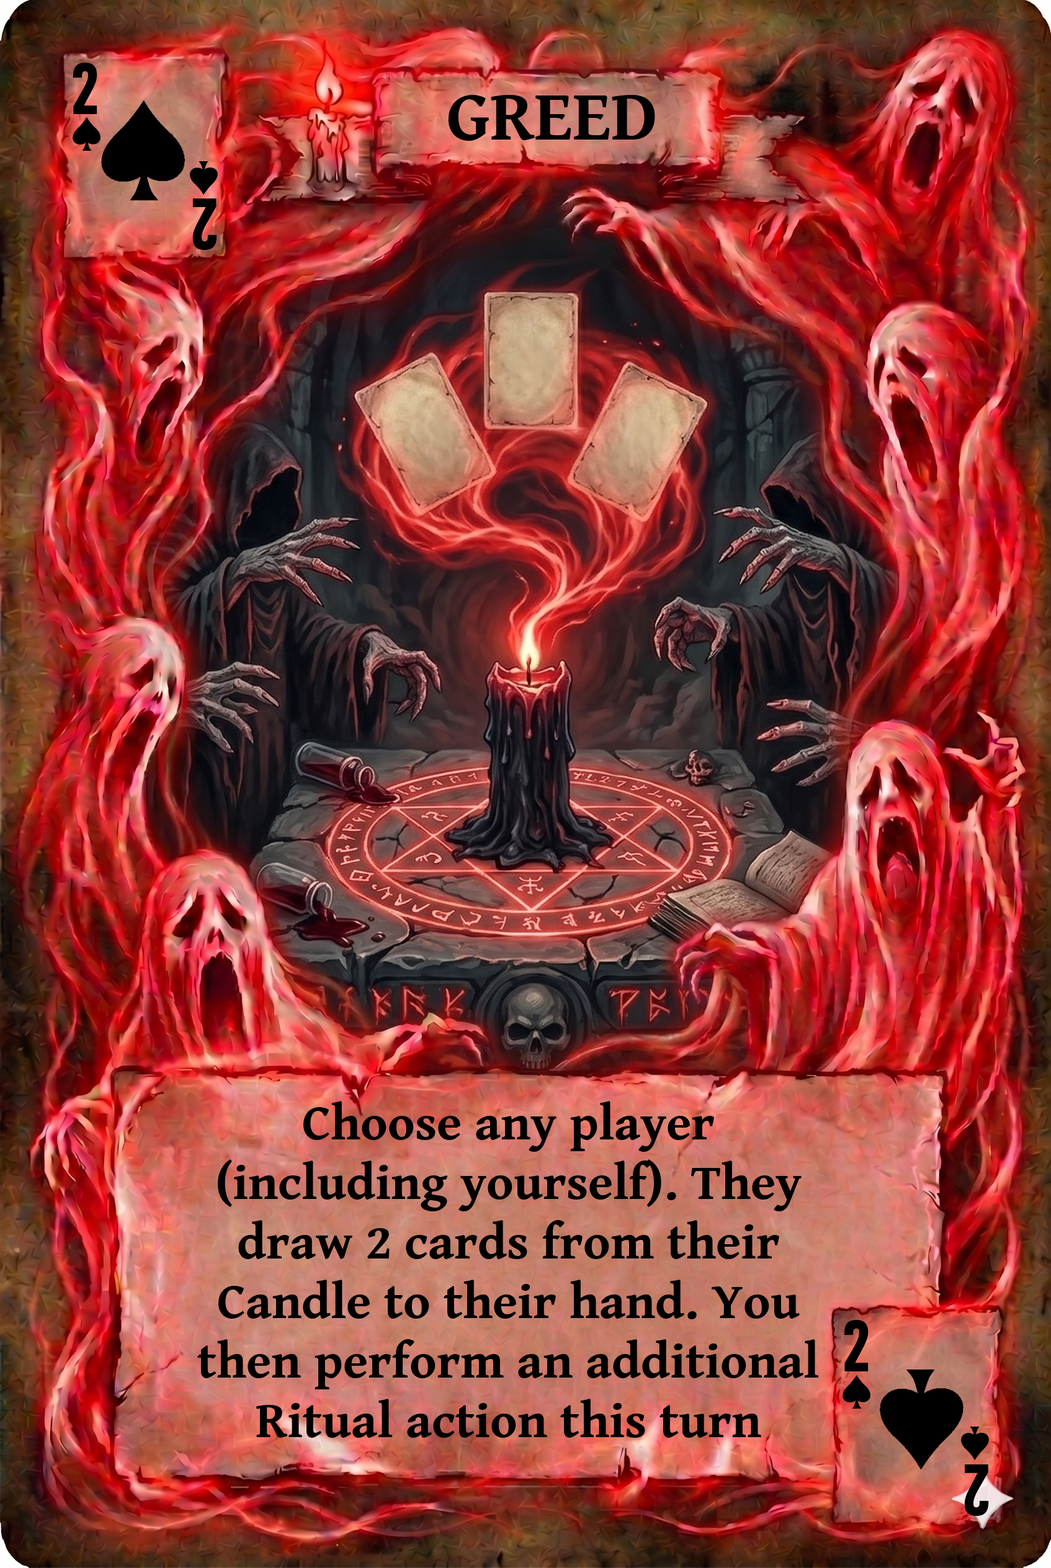
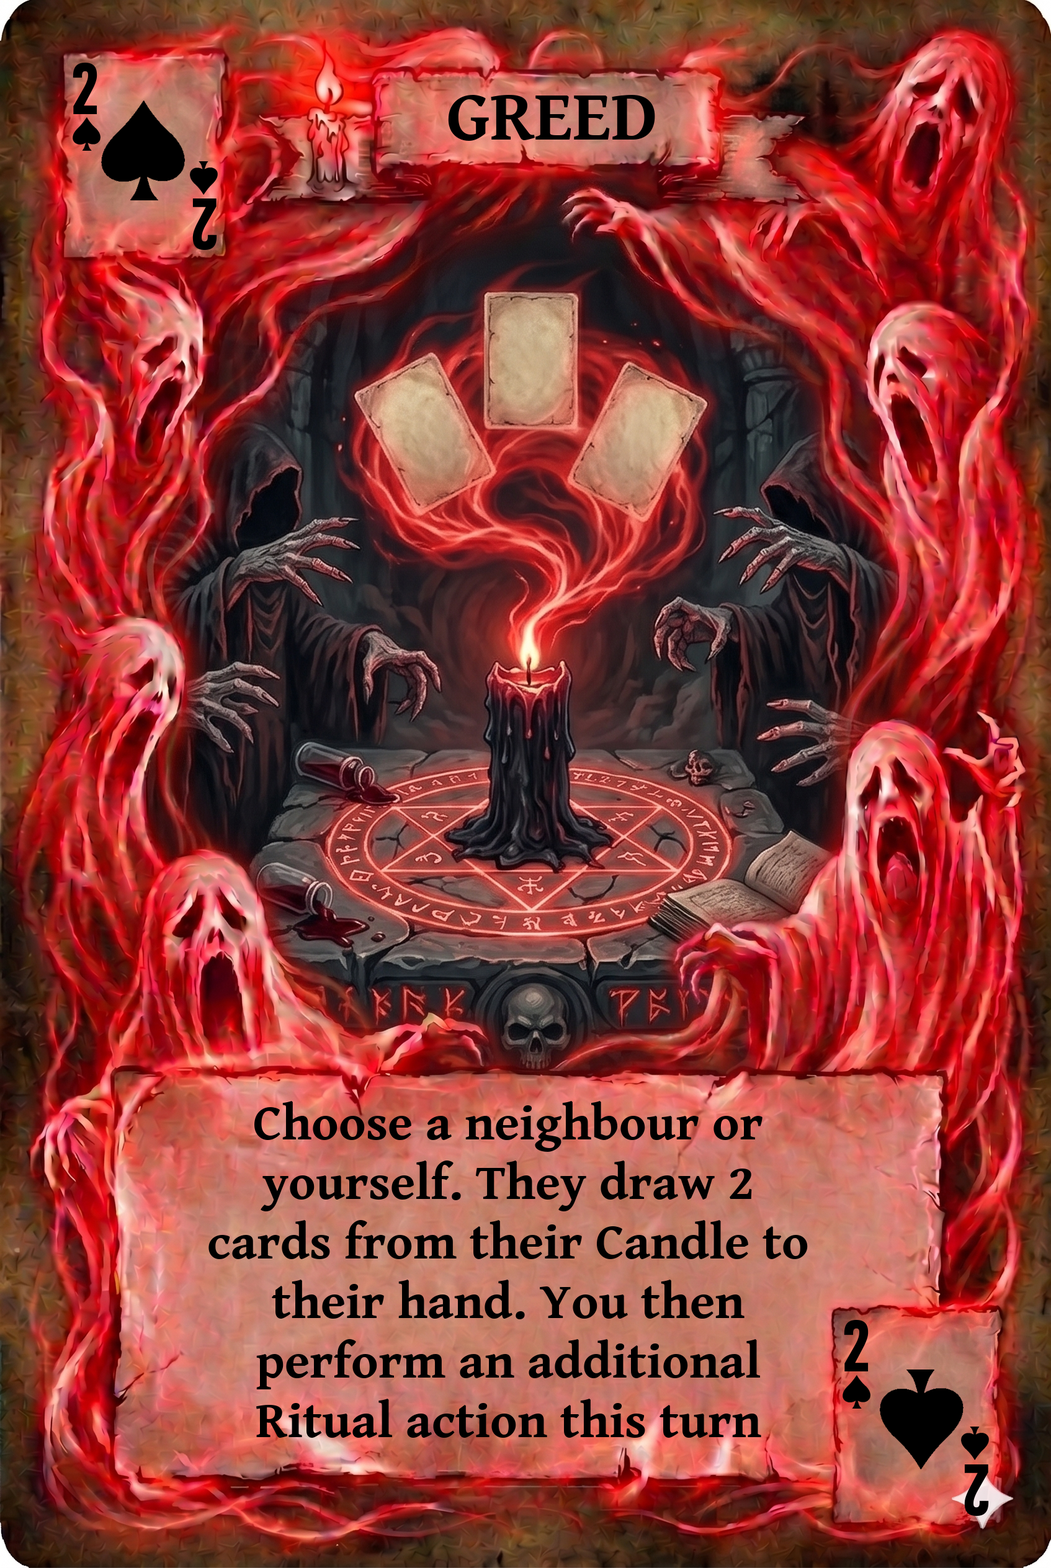
Before/after of a 1051 × 1568 layered artwork. What changed in the layer stack:
renamed "Choose any player (including y..." to "Choose a neighbour or yourself...", painted on it over [197, 1100, 819, 1390]